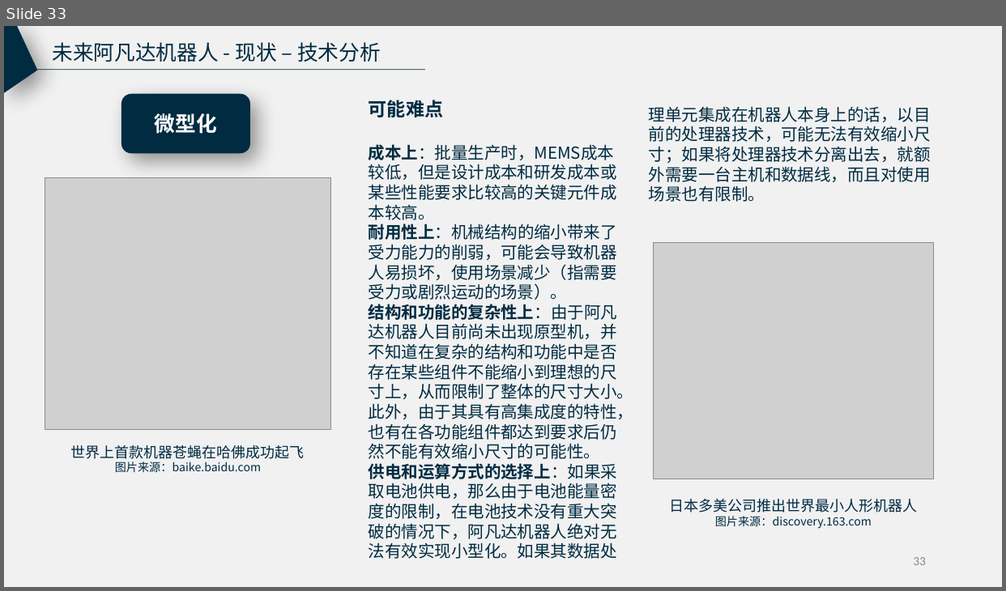
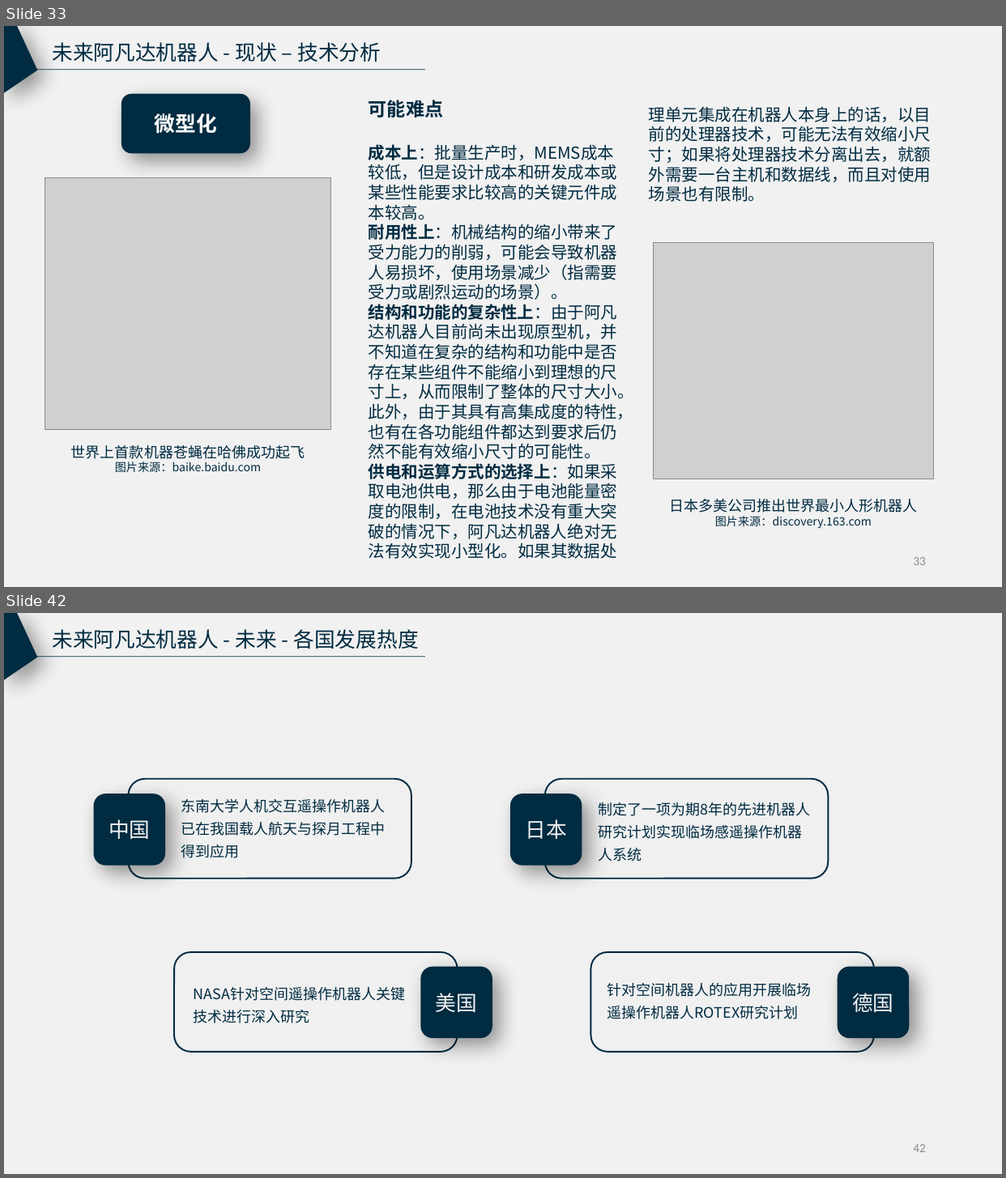
Before and after one commit to RunTimeError2/Avabot---Industry-Frontier, a slide deck: 未来阿凡达机器人_产业调研报告试验稿.pptx. Shown one above the other, each under a label of ours: slide 33 before the commit, slides 33 and 42 after it; the slides between them are not shown. The pictures are 1006x591 and 1006x1178 pixels, drawn with LibreOffice and Linux fonts; fonts in the diff are those of the drawing; grey boxes stand for pictures. Boxes give left, top, right and bottom in pixels: in the first picture for what was removed or moved away, otherwise in the second. Text is boxed around its words. In the diff, an @@ line names an element or a change of style, - is before the commit and + after.

```diff
--- a/未来阿凡达机器人_产业调研报告试验稿.pptx
+++ b/未来阿凡达机器人_产业调研报告试验稿.pptx
@@ slide 42 added at [4, 613, 1002, 1174], background #F1F1F1 @@
@@ freeform shape added at [4, 613, 38, 680], fill #002B41 @@
@@ text added at [52, 629, 418, 649], 20 pt, text #002B41 @@
+未来阿凡达机器人 - 未来 - 各国发展热度
@@ line added from (20, 657) to (425, 657), #002B41 0.63 pt @@
@@ rounded rectangle added at [128, 779, 411, 879], outline #002B41 1.5 pt @@
@@ rounded rectangle added at [545, 779, 829, 879], outline #002B41 1.5 pt @@
@@ rounded rectangle added at [94, 794, 166, 866], fill #002B41, 20 pt, text #F2F2F2 @@
+中国
@@ text added at [181, 799, 386, 858], 14 pt, text #002B41 @@
+东南大学人机交互遥操作机器人已在我国载人航天与探月工程中得到应用
@@ rounded rectangle added at [510, 794, 582, 866], fill #002B41, 20 pt, text #F2F2F2 @@
+日本
@@ text added at [598, 803, 810, 816], 14 pt, text #002B41 @@
+制定了一项为期8年的先进机器人研究计划实现临场感遥操作机器人系统
@@ rounded rectangle added at [174, 952, 457, 1052], outline #002B41 1.5 pt @@
@@ rounded rectangle added at [591, 952, 874, 1052], outline #002B41 1.5 pt @@
@@ text added at [186, 977, 415, 1028], 14 pt, text #002B41 @@
+NASA针对空间遥操作机器人关键技术进行深入研究
@@ rounded rectangle added at [421, 967, 493, 1039], fill #002B41, 20 pt, text #F2F2F2 @@
+美国
@@ rounded rectangle added at [837, 967, 909, 1039], fill #002B41, 20 pt, text #F2F2F2 @@
+德国
@@ text added at [607, 983, 811, 1020], 14 pt, text #002B41 @@
+针对空间机器人的应用开展临场遥操作机器人ROTEX研究计划
@@ page number added at [913, 1144, 926, 1152], 12 pt, text #8C8C8C @@
+42
```
Also in this commit, not shown: 3 slides changed, 6 other slides added, 4 slides removed.
